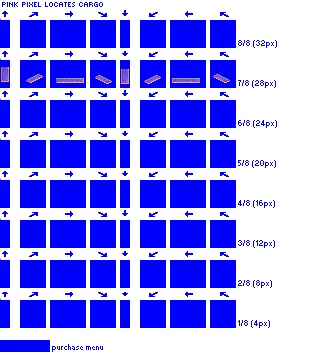
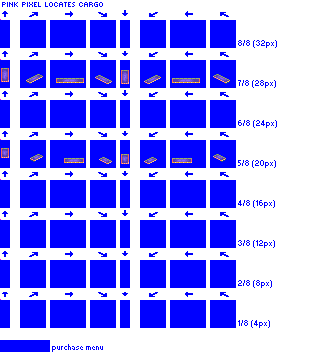
Revision of a layered 320px x 360px image; what changed, layer by layer:
showed "tipping trailer (also box)", painted on it over [left=1, top=67, right=230, bottom=164]
hid "flat trailer", painted on it over [left=1, top=67, right=230, bottom=164]
painted on "bg guides" over [left=1, top=67, right=230, bottom=84]
